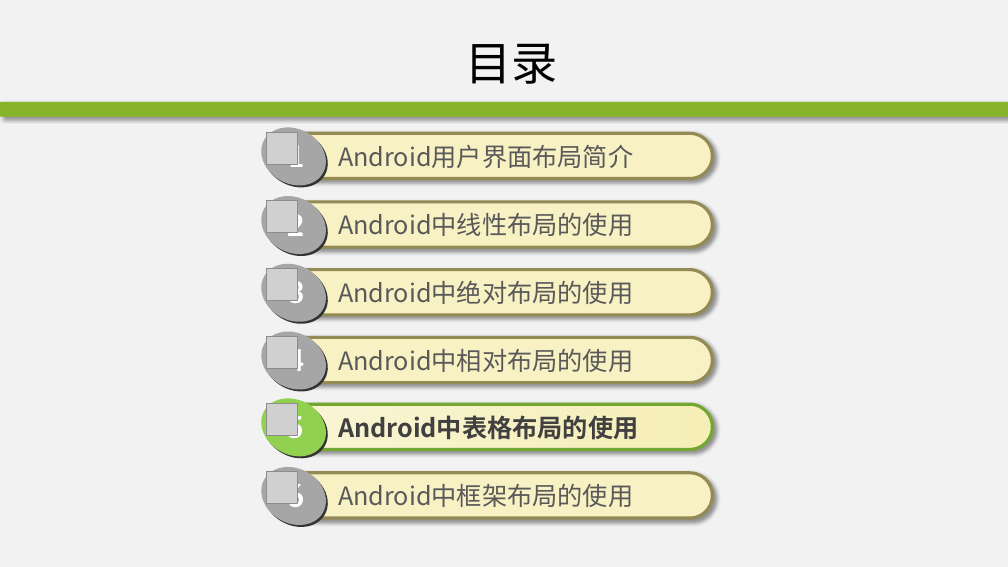
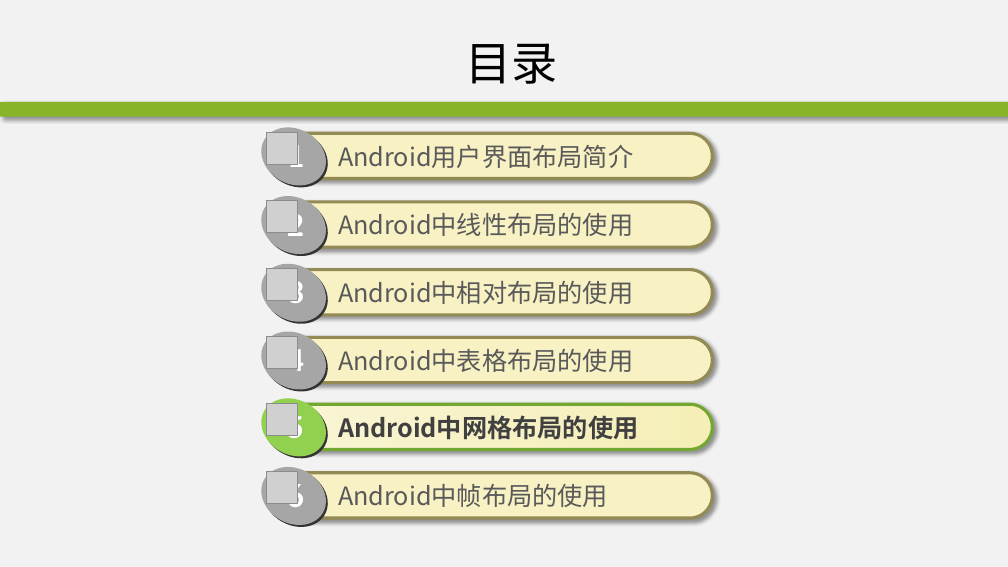
Before and after one commit to edu2act/course-android, a slide deck: slide 38 of materials/slides/ch02-2.pptx (slide 42 before the commit). Drawn at 1008x567 pixels with LibreOffice and Linux fonts; fonts in the diff are those of the drawing; grey boxes stand for pictures; background and template pictures are left out. Boxes give left, top, right and bottom in pixels: in the first picture for what was removed or moved away, otherwise in the second. Text is boxed around its words. In the diff, an @@ line names an element or a change of style, - is before the commit and + after.

```diff
--- a/materials/slides/ch02-2.pptx
+++ b/materials/slides/ch02-2.pptx
@@ text "Android中相对布局的使用": place and size @@
-text "Android中相对布局的使用" at bbox=[338, 349, 633, 372]
+text "Android中相对布局的使用" at bbox=[338, 281, 633, 304]
@@ text removed at bbox=[338, 280, 633, 304] @@
-Android中绝对布局的使用
@@ text "Android中表格布局的使用": place and size @@
-text "Android中表格布局的使用" at bbox=[338, 415, 638, 440]
+text "Android中表格布局的使用" at bbox=[338, 349, 633, 372]
@@ text "Android中表格布局的使用" at bbox=[338, 349, 633, 372]: text colour #404040 to #595959, bold off @@
@@ text added at bbox=[338, 415, 638, 440], 24 pt, text #404040, bold @@
+Android中网格布局的使用
@@ text at bbox=[338, 484, 608, 507]: text changed @@
-Android中框架布局的使用
+Android中帧布局的使用
```
Also in this commit, not shown: 21 other slides changed, 5 slides added, 6 slides removed, 1 other file.
